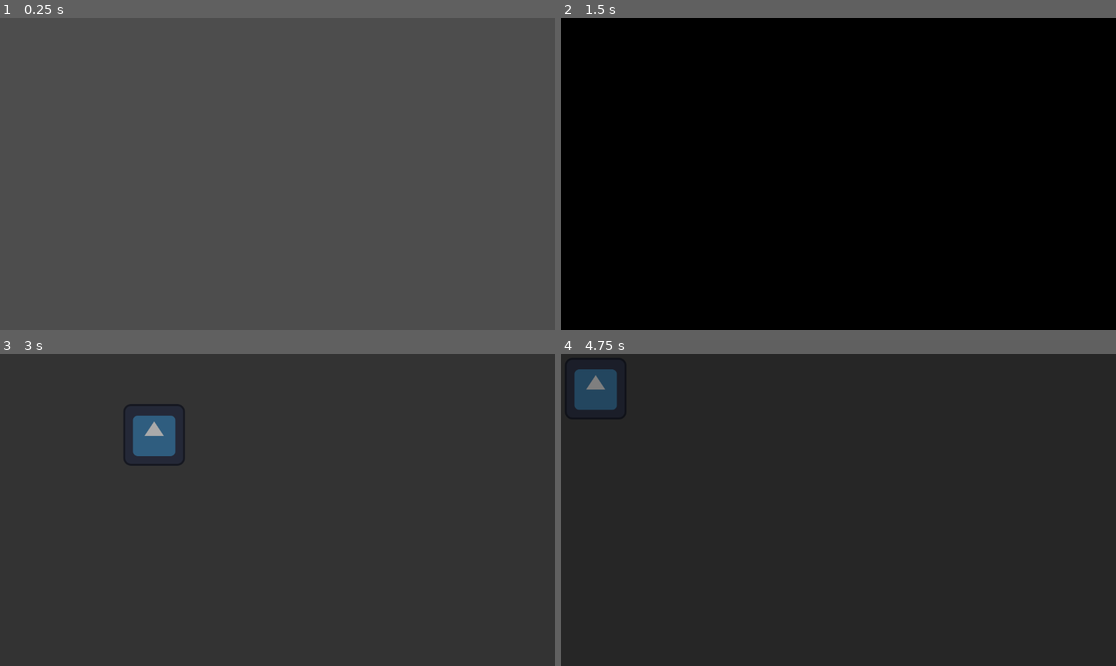
Above: before the commit, frames 1-4 (two rows, left to right).
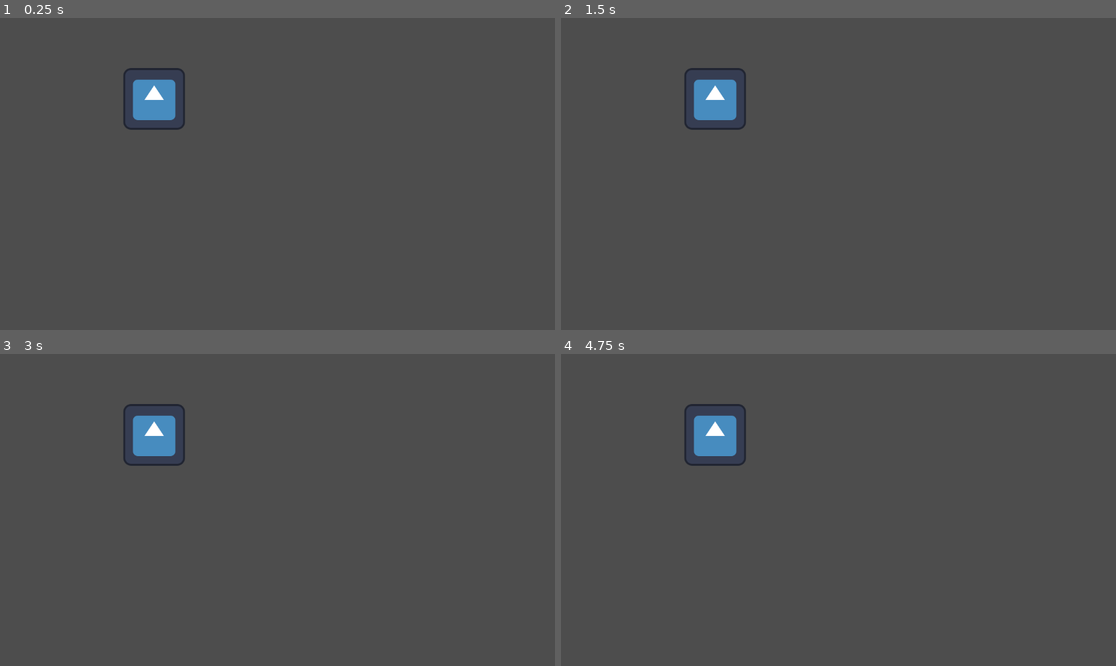
Above: after the commit, the same moments.

Repository: michaeldevlee/puzzle_platformer
Game: Godot game, scene res://Levels/Level Test 1.tscn
Two runs of this game, one before a commit and one after it. Both use one fixed random seed, a clock stepped at 60 frames per second and the inputs below. Before the commit the project starts from res://main.tscn. The engine's default icon, where the game draws it, is replaced by a stand-in: a white triangle on a blue panel in a dark square.
Inputs:
- Up to frame 1 (0.25 s): no input
- Up to frame 2 (1.5 s): tap Enter at 0.5 s; tap X (Interact) at 0.6, 1.35 s; tap Space at 1.25 s
- Up to frame 3 (3 s): tap Enter at 2 s; tap X (Interact) at 2.1, 2.85 s
- Up to frame 4 (4.75 s): tap Space at 3.5 s; tap X (Interact) at 3.6, 4.35 s; tap Enter at 4.25 s

The runs differ from the first frame. In frame 1, 1.3% of the frame differs, in the area x 22-34%, y 16-36%; in frame 2, 100%, in the area x 0-100%, y 0-100%; in frame 3, 100%; in frame 4, 100%.

Commit message:
added level base, doors to finish level, and portals to telelport between locations, locations to set start points and waypoints if needed

Diff:
--- a/Globals/Scene Manager.gd
+++ b/Globals/Scene Manager.gd
@@ -20,8 +20,3 @@
 
 func finish_level_transition():
 	animPlayer.play_backwards("Level Completed")
-
-
-func _process(delta):
-	if Input.is_action_just_pressed("Interact"):
-		GameEventBus.emit_signal("level_completed")
--- a/Interactables/interactable_example_2.gd
+++ b/Interactables/Door.gd
@@ -3,6 +3,5 @@
 @onready var collision_shape = get_node("CollisionShape2D")
 
 func interact():
-	print('get rid of me')
-	collision_shape.disabled = true
-	queue_free()
+	#TODO add signal to complete level here
+	pass
--- a/Interactables/interactable_example_1.tscn
+++ b/Interactables/Door.tscn
@@ -1,11 +1,11 @@
 [gd_scene load_steps=3 format=3 uid="uid://dfy60j3vhp0q0"]
 
-[ext_resource type="Script" path="res://Interactables/interactable_example_1.gd" id="1_l7faq"]
+[ext_resource type="Script" path="res://Interactables/Door.gd" id="1_yhqwx"]
 
 [sub_resource type="RectangleShape2D" id="RectangleShape2D_gl4kc"]
 
-[node name="interactable_1_test" type="Area2D" groups=["Interactable"]]
-script = ExtResource("1_l7faq")
+[node name="Door" type="Area2D" groups=["Interactable"]]
+script = ExtResource("1_yhqwx")
 
 [node name="CollisionShape2D" type="CollisionShape2D" parent="."]
 shape = SubResource("RectangleShape2D_gl4kc")
--- /dev/null
+++ b/Interactables/Portal.gd
@@ -0,0 +1,7 @@
+extends Interactable
+
+@export var destination_portal : Area2D
+signal teleport_started
+
+func interact():
+	emit_signal("teleport_started")
--- /dev/null
+++ b/Interactables/Portal.tscn
@@ -0,0 +1,7 @@
+[gd_scene load_steps=3 format=3 uid="uid://bk8ana3ccbmsi"]
+
+[ext_resource type="PackedScene" uid="uid://ca6vybvs85vbd" path="res://Interactables/base/interactable_base.tscn" id="1_phy6f"]
+[ext_resource type="Script" path="res://Interactables/Portal.gd" id="2_ohp8b"]
+
+[node name="portal" instance=ExtResource("1_phy6f")]
+script = ExtResource("2_ohp8b")
--- a/Interactables/base/interactable_base.tscn
+++ b/Interactables/base/interactable_base.tscn
@@ -1,11 +1,6 @@
-[gd_scene load_steps=3 format=3 uid="uid://ca6vybvs85vbd"]
+[gd_scene load_steps=2 format=3 uid="uid://ca6vybvs85vbd"]
 
 [ext_resource type="Script" path="res://Interactables/base/interactable_base.gd" id="1_tp5j8"]
 
-[sub_resource type="RectangleShape2D" id="RectangleShape2D_blkcy"]
-
 [node name="interactable_base" type="Area2D" groups=["Interactable"]]
 script = ExtResource("1_tp5j8")
-
-[node name="CollisionShape2D" type="CollisionShape2D" parent="."]
-shape = SubResource("RectangleShape2D_blkcy")
--- a/Interactables/interactable_example_1.gd
+++ /dev/null
@@ -1,8 +0,0 @@
-extends Interactable
-
-@onready var collision_shape = get_node("CollisionShape2D")
-
-func interact():
-	print(name)
-	collision_shape.disabled = true
-	queue_free()
--- a/Interactables/interactable_example_2.tscn
+++ /dev/null
@@ -1,7 +0,0 @@
-[gd_scene load_steps=3 format=3 uid="uid://dugrjgfflofjk"]
-
-[ext_resource type="PackedScene" uid="uid://ca6vybvs85vbd" path="res://Interactables/base/interactable_base.tscn" id="1_s2i8d"]
-[ext_resource type="Script" path="res://Interactables/interactable_example_2.gd" id="2_osbo5"]
-
-[node name="interactable_2" instance=ExtResource("1_s2i8d")]
-script = ExtResource("2_osbo5")
--- /dev/null
+++ b/Level.gd
@@ -0,0 +1,4 @@
+extends Node2D
+
+@export var level_list : Array[PackedScene] = []
+var index = 0
--- a/Levels/Level Test 1.tscn
+++ b/Levels/Level Test 1.tscn
@@ -1,10 +1,20 @@
-[gd_scene load_steps=3 format=3 uid="uid://bpfs17kddyold"]
+[gd_scene load_steps=5 format=3 uid="uid://bpfs17kddyold"]
 
 [ext_resource type="PackedScene" uid="uid://bt2j2b4d2nmo4" path="res://Levels/base_level.tscn" id="1_e4ta6"]
 [ext_resource type="Texture2D" uid="uid://87i0ltjog3bq" path="res://icon.svg" id="2_2cgbc"]
+[ext_resource type="PackedScene" uid="uid://bk8ana3ccbmsi" path="res://Interactables/Portal.tscn" id="4_u50lm"]
+
+[sub_resource type="RectangleShape2D" id="RectangleShape2D_8m703"]
 
 [node name="base_level" instance=ExtResource("1_e4ta6")]
 
-[node name="Icon" type="Sprite2D" parent="." index="0"]
+[node name="portal4" parent="." index="0" instance=ExtResource("4_u50lm")]
+
+[node name="Icon" type="Sprite2D" parent="." index="1"]
 position = Vector2(320, 168)
 texture = ExtResource("2_2cgbc")
+
+[node name="portal3" parent="." index="10" instance=ExtResource("4_u50lm")]
+
+[node name="CollisionShape2D" type="CollisionShape2D" parent="portal3" index="0"]
+shape = SubResource("RectangleShape2D_8m703")
--- a/Levels/base_level.gd
+++ b/Levels/base_level.gd
@@ -1 +1,12 @@
-class_name Level
+extends Node2D
+
+signal level_completed
+
+func _ready():
+	for child in get_children():
+		if child.has_signal("teleport_started"):
+			child.connect("teleport_started", test)
+
+func test():
+	print('teleport')
+	pass
--- a/Levels/base_level.tscn
+++ b/Levels/base_level.tscn
@@ -1,3 +1,46 @@
-[gd_scene format=3 uid="uid://bt2j2b4d2nmo4"]
+[gd_scene load_steps=9 format=3 uid="uid://bt2j2b4d2nmo4"]
+
+[ext_resource type="Script" path="res://Levels/base_level.gd" id="1_30kel"]
+[ext_resource type="PackedScene" uid="uid://dfy60j3vhp0q0" path="res://Interactables/Door.tscn" id="1_ukxml"]
+[ext_resource type="PackedScene" uid="uid://ccs1r1p65nfc4" path="res://World/basic_platform.tscn" id="2_0awvr"]
+[ext_resource type="PackedScene" uid="uid://cx2u8krtx1ctg" path="res://Locations/start_location.tscn" id="3_irplj"]
+[ext_resource type="PackedScene" uid="uid://dxpuxy8cv8rkx" path="res://Triggers/base_trigger.tscn" id="4_3tjuq"]
+[ext_resource type="PackedScene" uid="uid://bk8ana3ccbmsi" path="res://Interactables/Portal.tscn" id="5_n8mnm"]
+
+[sub_resource type="RectangleShape2D" id="RectangleShape2D_rg46i"]
+
+[sub_resource type="RectangleShape2D" id="RectangleShape2D_jhfw8"]
 
 [node name="base_level" type="Node2D"]
+script = ExtResource("1_30kel")
+
+[node name="Door" parent="." instance=ExtResource("1_ukxml")]
+position = Vector2(1168, 464)
+
+[node name="basic_platform" parent="." instance=ExtResource("2_0awvr")]
+position = Vector2(80, 600)
+
+[node name="basic_platform2" parent="." instance=ExtResource("2_0awvr")]
+position = Vector2(216, 600)
+
+[node name="basic_platform3" parent="." instance=ExtResource("2_0awvr")]
+position = Vector2(384, 600)
+
+[node name="Start Location" parent="." instance=ExtResource("3_irplj")]
+
+[node name="Death Trigger" parent="." instance=ExtResource("4_3tjuq")]
+
+[node name="CollisionShape2D" type="CollisionShape2D" parent="Death Trigger"]
+shape = SubResource("RectangleShape2D_rg46i")
+
+[node name="portal" parent="." node_paths=PackedStringArray("destination_portal") instance=ExtResource("5_n8mnm")]
+destination_portal = NodePath("../portal2")
+
+[node name="CollisionShape2D" type="CollisionShape2D" parent="portal"]
+shape = SubResource("RectangleShape2D_jhfw8")
+
+[node name="portal2" parent="." node_paths=PackedStringArray("destination_portal") instance=ExtResource("5_n8mnm")]
+destination_portal = NodePath("../portal")
+
+[node name="CollisionShape2D" type="CollisionShape2D" parent="portal2"]
+shape = SubResource("RectangleShape2D_jhfw8")
--- /dev/null
+++ b/Locations/base_location.gd
@@ -0,0 +1,3 @@
+extends Node2D
+
+@export_enum("START", "WAYPOINT") var location_type = "START"
--- /dev/null
+++ b/Locations/base_location.tscn
@@ -0,0 +1,6 @@
+[gd_scene load_steps=2 format=3 uid="uid://bf2g4cd5w33i0"]
+
+[ext_resource type="Script" path="res://Locations/base_location.gd" id="1_lrmdt"]
+
+[node name="base_location" type="Node2D"]
+script = ExtResource("1_lrmdt")
--- /dev/null
+++ b/Locations/start_location.tscn
@@ -0,0 +1,5 @@
+[gd_scene load_steps=2 format=3 uid="uid://cx2u8krtx1ctg"]
+
+[ext_resource type="PackedScene" uid="uid://bf2g4cd5w33i0" path="res://Locations/base_location.tscn" id="1_s36yr"]
+
+[node name="Start Location" instance=ExtResource("1_s36yr")]
--- /dev/null
+++ b/Triggers/base_trigger.gd
@@ -0,0 +1,7 @@
+extends Interactable
+
+@export_enum("DEATH", "WARP") var trigger_type = "DEATH"
+@export var destination_portal : Area2D
+
+func interact():
+	print('using portal')
--- /dev/null
+++ b/Triggers/base_trigger.tscn
@@ -0,0 +1,11 @@
+[gd_scene load_steps=2 format=3 uid="uid://dxpuxy8cv8rkx"]
+
+[sub_resource type="GDScript" id="GDScript_uvsje"]
+script/source = "extends Interactable
+
+@export_enum(\"DEATH\") var trigger_type = \"DEATH\"
+
+"
+
+[node name="base_trigger" type="Area2D"]
+script = SubResource("GDScript_uvsje")
--- a/World/base_platform.tscn
+++ b/World/base_platform.tscn
@@ -1,6 +1,7 @@
 [gd_scene load_steps=2 format=3 uid="uid://c5vgq0wgjyv54"]
 
 [sub_resource type="RectangleShape2D" id="RectangleShape2D_4l8jy"]
+size = Vector2(32, 32)
 
 [node name="base_platform" type="StaticBody2D"]
 
--- a/main.tscn
+++ b/main.tscn
@@ -1,16 +1,10 @@
-[gd_scene load_steps=5 format=3 uid="uid://b7i3wh147wc7f"]
+[gd_scene load_steps=3 format=3 uid="uid://b7i3wh147wc7f"]
 
-[ext_resource type="PackedScene" uid="uid://dfy60j3vhp0q0" path="res://Interactables/interactable_example_1.tscn" id="1_ljgv5"]
 [ext_resource type="PackedScene" uid="uid://chjeixeop8gwx" path="res://player.tscn" id="2_idt1h"]
-[ext_resource type="PackedScene" uid="uid://dugrjgfflofjk" path="res://Interactables/interactable_example_2.tscn" id="3_tgmgo"]
-[ext_resource type="PackedScene" uid="uid://b1fyxisyf4wwm" path="res://Collectibles/test_collectible_1/test_collectible_1.tscn" id="4_aagbv"]
+[ext_resource type="PackedScene" uid="uid://bpfs17kddyold" path="res://Levels/Level Test 1.tscn" id="2_u6mts"]
 
 [node name="Main" type="Node2D"]
 
+[node name="Level 1" parent="." instance=ExtResource("2_u6mts")]
+
 [node name="Player" parent="." instance=ExtResource("2_idt1h")]
-
-[node name="interactable_1_test" parent="." instance=ExtResource("1_ljgv5")]
-
-[node name="interactable_2" parent="." instance=ExtResource("3_tgmgo")]
-
-[node name="test_collectible_1" parent="." instance=ExtResource("4_aagbv")]
--- a/project.godot
+++ b/project.godot
@@ -11,7 +11,7 @@
 [application]
 
 config/name="Puzzle Platformer 1.0"
-run/main_scene="res://main.tscn"
+run/main_scene="res://Levels/Level Test 1.tscn"
 config/features=PackedStringArray("4.0", "GL Compatibility")
 config/icon="res://icon.svg"
 
